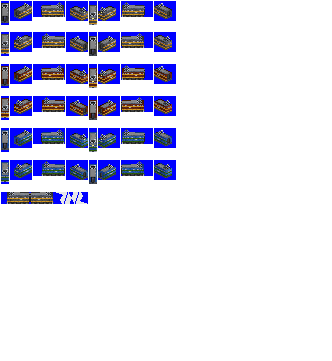
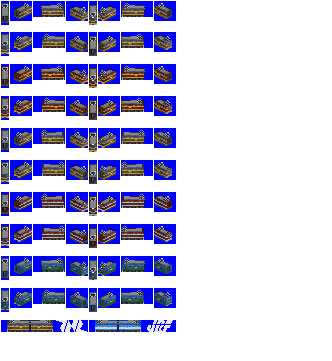
Layer changes from the first 332x361 image to the second:
added layer "better" above "eh10 jrf" over [1,13,172,307]
added layer "eh10 jrf" above "eh10 copy" over [95,320,147,332]
painted on "eh10 copy" over [2,7,176,332]
painted on "eh10 2cc" over [1,129,172,312]
renamed "ed17" to "eh10 brown", painted on it over [1,7,172,115]
added layer "eh10 proto copy" above "eh10 proto" over [1,193,172,248]
renamed "eh10" to "eh10 proto", showed it, painted on it over [1,129,172,182]
painted on "ed79.png" over [1,192,176,332]
